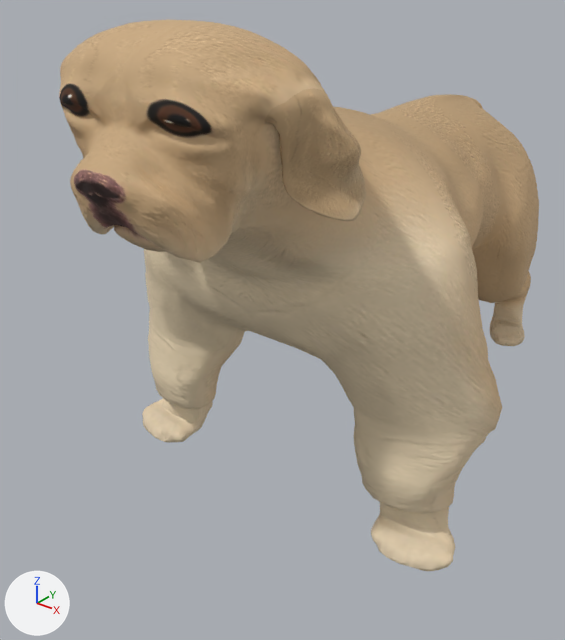
What one commit did to the glTF model games/amsterdam/assets/chars/rb_gunner.glb.
Camera for both pictures: a 50 mm lens placed at (0.423, -0.671, 0.532), pointed at (-0.049, -0.082, 0.167). The lights are fixed; the arrows at lower left show +X, +Y and +Z. The older version comes first. Where no turn or scale is listed for an object, it has been applied to the vertices. Vertices at exactly the same position are counted once.

The first picture shows 'MESH_dog_beagle_2902'.
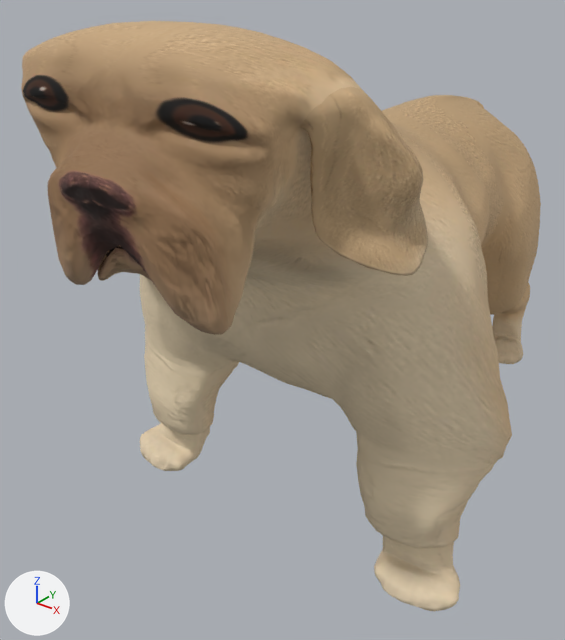
The change, as a list of edits to the scene's bpy script:
```text
Change mat_gunner_coat:
    add n5 = _N.new('ShaderNodeMix'); n5.name = 'Mix'
    add n5.data_type = 'RGBA'
    add n5.blend_type = 'MULTIPLY'
    add n5.inputs[0].default_value = 1.0  # 'Factor'
    add n6 = _N.new('ShaderNodeVertexColor'); n6.name = 'Color Attribute'
    where n2 = _N.new('ShaderNodeTexImage'); n2.name = 'Image Texture'
    where n0 = _N.new('ShaderNodeBsdfPrincipled'); n0.name = 'Principled BSDF'
    remove _L.new(n2.outputs[0], n0.inputs[0])  # 'Color' to 'Base Color'
    add _L.new(n5.outputs[2], n0.inputs[0])  # 'Result' to 'Base Color'
    add _L.new(n6.outputs[0], n5.inputs[7])  # 'Color' to 'B'
    add _L.new(n2.outputs[0], n5.inputs[6])  # 'Color' to 'A'
Change me_mesh:
    used by ob_mesh_dog_beagle_2902; location = (0.0, 0.137, 0.33)
    remove me_mesh.from_pydata(...)  # 8708 vertices, 17412 faces; spans x -0.212..0.212, y -0.486..0.202, z -0.316..0.15
    add me_mesh.from_pydata(...)  # 8708 vertices, 17412 faces; spans x -0.224..0.224, y -0.488..0.165, z -0.36..0.149
    me_mesh part 1: 8666 of 8708 vertices moved; they spanned x -0.212..0.212, y -0.486..0.202, z -0.316..0.15 and now span x -0.224..0.224, y -0.488..0.165, z -0.36..0.149; mean shift (0.0, -0.003, -0.013); largest move (0.0, 0.199, -0.074) -> (0.0, 0.145, -0.035)
    me_mesh part 2: vertex colours changed
```

Pixel boxes (x1, y1, x2, y2) of what changed, in the pictures (565 x 640 px; the box of a moved part takes in the faces that stretch with it):
'MESH_dog_beagle_2902', reshaped (8% wider, 7% taller): before (59, 20, 539, 571); after (21, 21, 541, 611)
part 1 of me_mesh, moved or reshaped: before (59, 20, 539, 571); after (21, 21, 541, 611)
